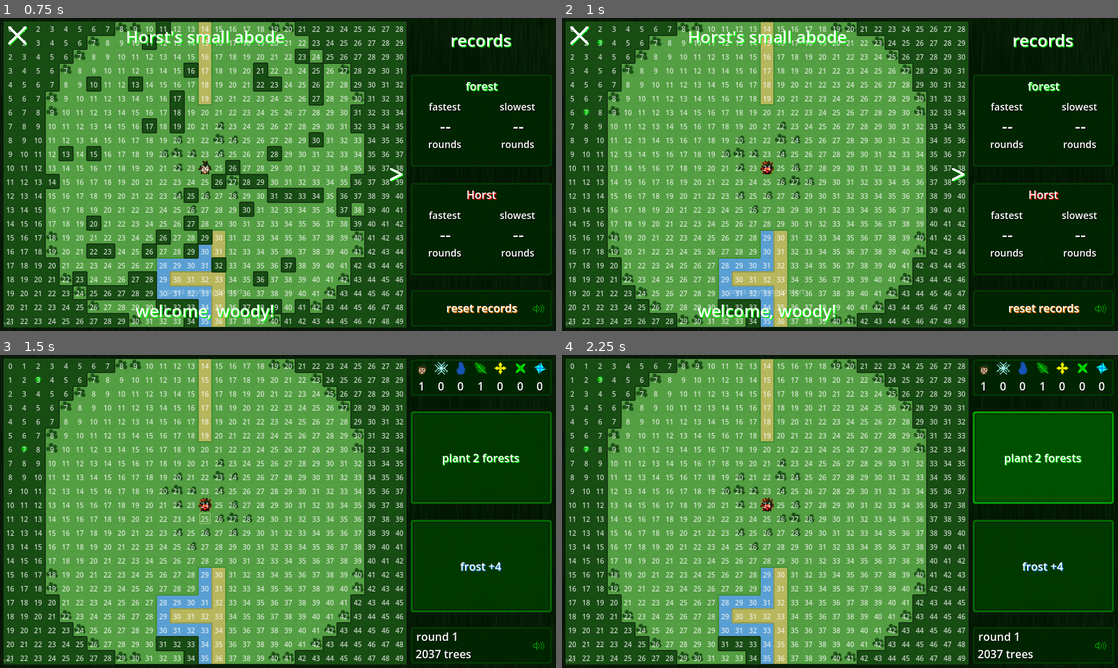
Above: before the commit, frames 1-4 (two rows, left to right).
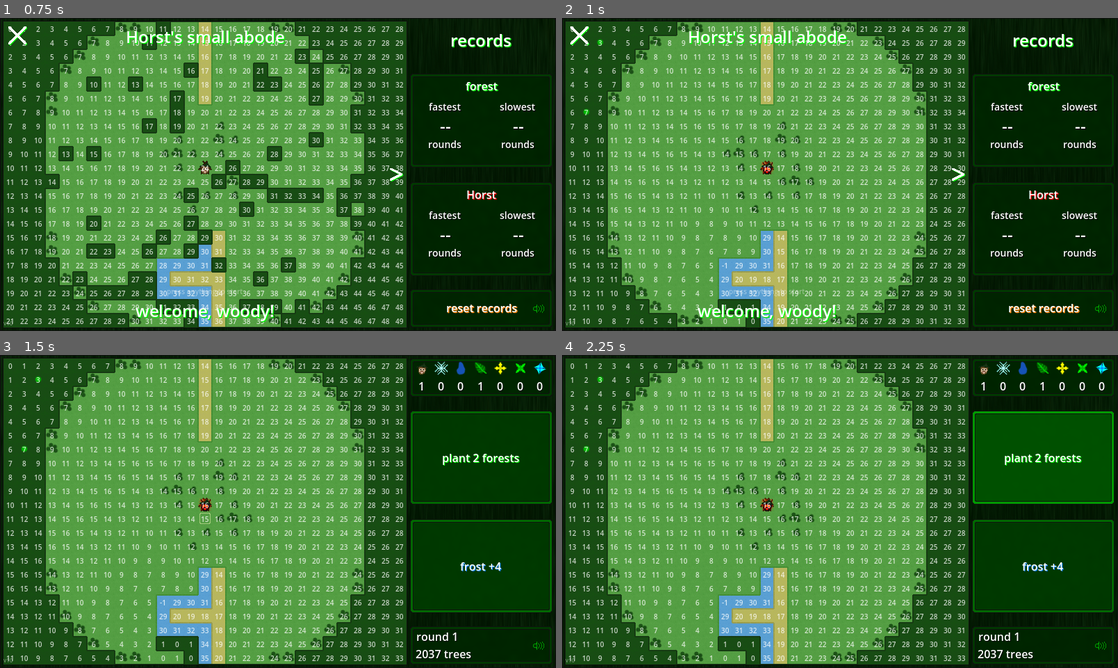
Above: after the commit, the same moments.

Repository: TriffnixXIV/ForstForward
Game: Godot game, scene res://Scenes/ForstForward.tscn
The game is run twice, just before and just after one commit, with the same random seed, the same clock (stepped at 60 frames per second) and the same inputs. Sound files missing from this copy of the repository are replaced by a short silence.
Inputs (mouse positions are in pixels of both pictures, inside the frame that each line leads up to):
- Up to frame 1 (0.75 s): click (205, 174) at 0.5 s
- Up to frame 2 (1 s): no input
- Up to frame 3 (1.5 s): click (205, 511) at 1.25 s
- Up to frame 4 (2.25 s): click "plant 2 forests" at 2 s

Frame 1 is identical in both runs. In frame 2, 4.5% of the frame differs, in the area x 1-73%, y 33-98%; in frame 3, 4.5%; in frame 4, 4.5%.

Commit message:
pathing refactor pt3: half-working?

Diff:
--- a/Source/Code/Pathing.gd
+++ b/Source/Code/Pathing.gd
@@ -3,64 +3,142 @@
 
 var map: Map
 
-var base_cell_target_distance_map
+var unwalkable_map
 var cell_target_distance_map
 
 func initialize() -> void:
-	base_cell_target_distance_map = []
+	unwalkable_map = []
+	cell_target_distance_map = []
 	for x in map.width:
-		base_cell_target_distance_map.append([])
+		unwalkable_map.append([])
+		cell_target_distance_map.append([])
 		for y in map.height:
-			base_cell_target_distance_map[x].append([])
+			unwalkable_map[x].append(-1)
+			cell_target_distance_map[x].append([])
 			initialize_cell(Vector2i(x, y))
 	reset()
 
 func initialize_cell(cell: Vector2i):
 	for x in map.width:
-		base_cell_target_distance_map[cell.x][cell.y].append([])
+		cell_target_distance_map[cell.x][cell.y].append([])
 		for y in map.height:
 			var base_distance = abs(cell.x - x) + abs(cell.y - y)
-			base_cell_target_distance_map[cell.x][cell.y][x].append(base_distance)
+			cell_target_distance_map[cell.x][cell.y][x].append(base_distance)
 
 func reset() -> void:
-	cell_target_distance_map = base_cell_target_distance_map
+	for x in map.width:
+		for y in map.height:
+			for x_2 in map.width:
+				for y_2 in map.height:
+					cell_target_distance_map[x][y][x_2][y_2] = abs(x - x_2) + abs(y - y_2)
+
+func clear() -> void:
+	[].duplicate()
+	for x in map.width:
+		for y in map.height:
+			cell_target_distance_map[x][y] = unwalkable_map.duplicate(true)
+
+	for x in map.width:
+		for y in map.height:
+			map.set_cell_label(Vector2i(x, y), str(cell_target_distance_map[10][10][x][y]))
 
 func update() -> void:
+	print("start")
 	var starting_time = Time.get_unix_time_from_system()
 	if cell_target_distance_map == null:
 		initialize()
+
+	var walkable_tiles = 0
+	for x in map.width:
+		for y in map.height:
+			if map.is_walkable(Vector2i(x, y)):
+				walkable_tiles += 1
+
+	var is_water_level = walkable_tiles < map.width * map.height / 2.0
+	if is_water_level:
+		clear()
 	else:
 		reset()
 
+	var cells_to_expand = []
 	for x in map.width:
 		for y in map.height:
-			update_cell(Vector2i(x, y))
+#			print(x, " - ", y)
+			if is_water_level:
+				expand_cell(Vector2i(x, y), Vector2i(x, y), 0)
+			else:
+				cells_to_expand += fix_cell(Vector2i(x, y), Vector2i(x, y))
+
+	for entry in cells_to_expand:
+		var start = entry[0]
+		var cell = entry[1]
+		expand_cell(start, cell, cell_target_distance_map[start.x][start.y][cell.x][cell.y])
 
 	for x in map.width:
 		for y in map.height:
 			map.set_cell_label(Vector2i(x, y), str(cell_target_distance_map[0][0][x][y]))
 
-	print(Time.get_unix_time_from_system() - starting_time)
+	print("stop: ", Time.get_unix_time_from_system() - starting_time)
 
-func update_cell(cell: Vector2i) -> void:
-	var x = cell.x
-	var y = cell.y
+func expand_cell(start: Vector2i, cell: Vector2i, distance: int) -> void:
+		var remaining_cells = [cell]
+		var next_cells = []
+		while remaining_cells != []:
+			for i in len(remaining_cells):
+				var target_cell = remaining_cells[i]
+				if map.is_walkable(target_cell):
+					var current_distance = cell_target_distance_map[start.x][start.y][target_cell.x][target_cell.y]
+					if current_distance == -1 or distance < current_distance:
+						cell_target_distance_map[start.x][start.y][target_cell.x][target_cell.y] = distance
 
-	var remaining_cells = []
-	if not map.is_walkable(cell):
-		remaining_cells.append(cell)
-		cell_target_distance_map[x][y][cell.x][cell.y] = -1
+						for diff in [Vector2i(1, 0), Vector2i(0, 1), Vector2i(-1, 0), Vector2i(0, -1)]:
+							next_cells.append(target_cell + diff)
 
-	var distance = 0
-	while remaining_cells != []:
-		var target_cell = remaining_cells.pop_back()
+			remaining_cells = next_cells.duplicate()
+			next_cells = []
+			distance += 1
+
+func fix_cell(start: Vector2i, cell: Vector2i) -> Array:
+	var current_distance = cell_target_distance_map[start.x][start.y][cell.x][cell.y]
+	var cells_to_expand: Array = []
+
+	if not map.is_walkable(start) and current_distance != -1:
+		print("unwalkable: ", cell)
+		cell_target_distance_map[start.x][start.y] = unwalkable_map.duplicate(true)
+		for x in map.width:
+			for y in map.height:
+				cell_target_distance_map[x][y][cell.x][cell.y] = -1
+				for diff in [Vector2i(1, 0), Vector2i(0, 1), Vector2i(-1, 0), Vector2i(0, -1)]:
+					var new_cell = cell + diff
+					if map.is_walkable(new_cell):
+						cells_to_expand += fix_cell(Vector2i(x, y), new_cell)
+
+	elif map.is_walkable(cell):
+		if current_distance == 0:
+			return []
+
+		var closer_neighbors = []
+		var further_neighbors = []
 		for diff in [Vector2i(1, 0), Vector2i(0, 1), Vector2i(-1, 0), Vector2i(0, -1)]:
-			var new_cell = target_cell + diff
-			if map.is_walkable(new_cell):
-				var current_distance = cell_target_distance_map[x][y][new_cell.x][new_cell.y]
-				if (current_distance == -1 or distance + 1 < current_distance):
-					cell_target_distance_map[x][y][new_cell.x][new_cell.y] = distance + 1
-					remaining_cells.append(new_cell)
+			var neighbor = cell + diff
+			if map.is_walkable(neighbor):
+				var other_distance = cell_target_distance_map[start.x][start.y][neighbor.x][neighbor.y]
+				if other_distance != -1:
+					if other_distance < current_distance:
+						closer_neighbors.append(neighbor)
+					else:
+						further_neighbors.append(neighbor)
+
+		if len(closer_neighbors) == 0:
+			if start == Vector2i(0, 0): print("invalid: ", cell, " -> ", further_neighbors)
+			cell_target_distance_map[start.x][start.y][cell.x][cell.y] = -1
+			for neighbor in further_neighbors:
+				cells_to_expand += fix_cell(start, neighbor)
+
+		for neighbor in closer_neighbors:
+			cells_to_expand.append([start, neighbor])
+
+	return cells_to_expand
 
 func get_move(start: Vector2i, target: Vector2i, approach_distance: int = 0) -> Vector2i:
 	var path = target - start
